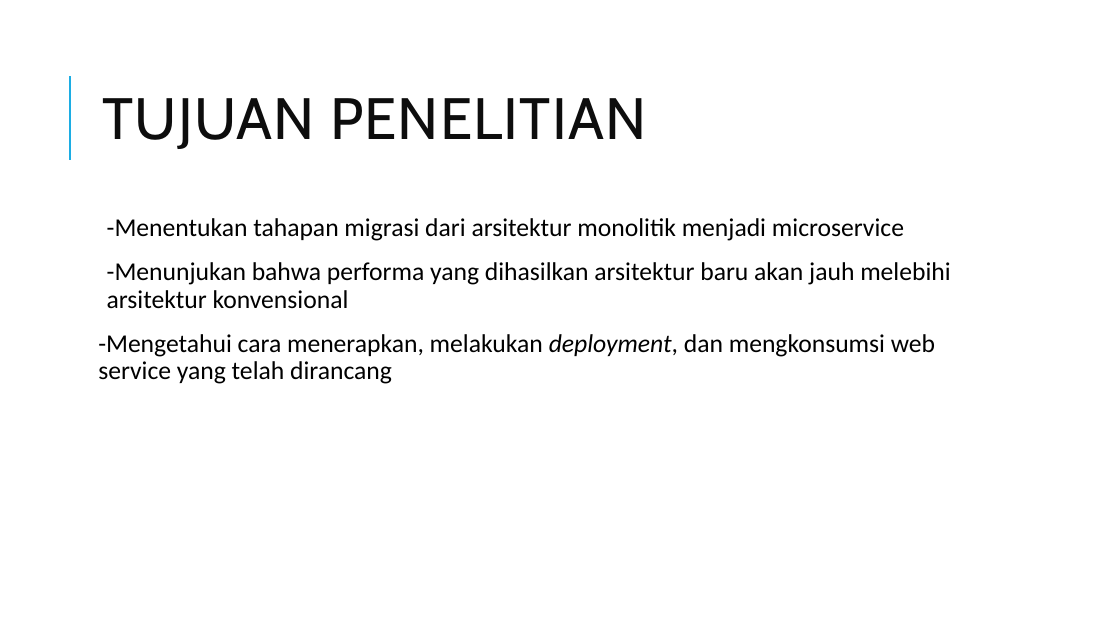
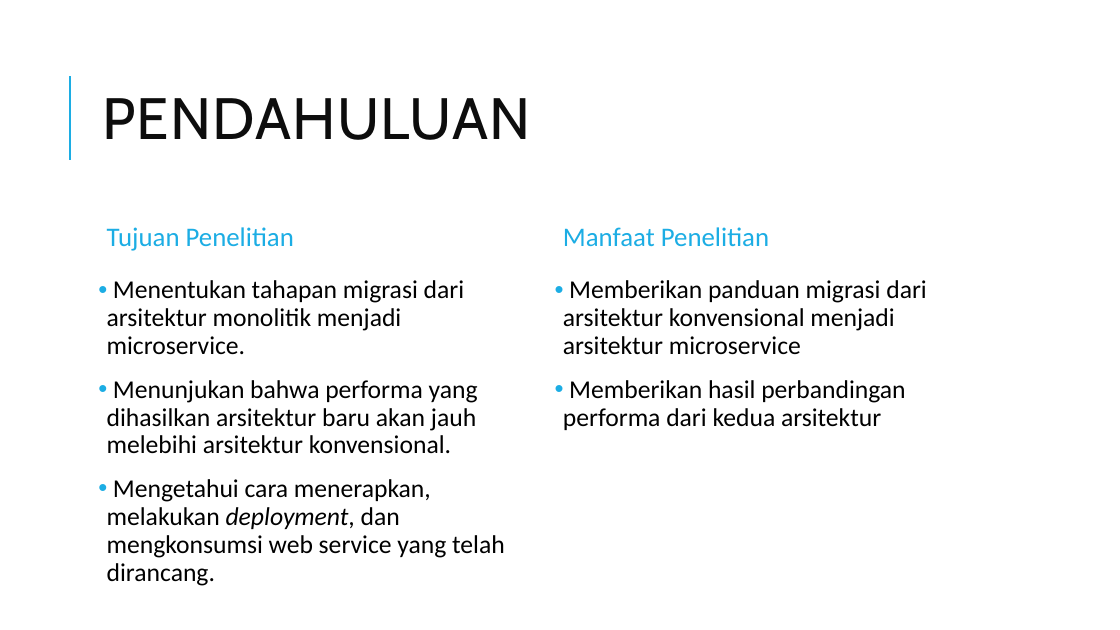
Before and after one commit to edriclaksaputra/tugasakhir, a slide deck: slide 4 of PPT.pptx. Drawn at 1120x630 pixels with LibreOffice and Linux fonts; fonts in the diff are those of the drawing. Boxes give left, top, right and bottom in pixels: in the first picture for what was removed or moved away, otherwise in the second. Text is boxed around its words. In the diff, an @@ line names an element or a change of style, - is before the commit and + after.

```diff
--- a/PPT.pptx
+++ b/PPT.pptx
@@ title added at [102,98,530,140], 50 pt, text #0D0D0D @@
+PENDAHULUAN
@@ text at [107,227,294,251]: text changed; size 50 to 23 pt; font Cabin to Calibri; text colour #0D0D0D to #1CADE4 @@
-TUJUAN PENELITIAN
+Tujuan Penelitian
@@ text added at [563,227,769,246], 23 pt, text #1CADE4 @@
+Manfaat Penelitian
@@ text at [107,280,505,586]: text changed @@
-  -Menentukan tahapan migrasi dari arsitektur monolitik menjadi microservice
-  -Menunjukan bahwa performa yang dihasilkan arsitektur baru akan jauh melebihi arsitektur konvensional
--Mengetahui cara menerapkan, melakukan deployment, dan mengkonsumsi web service yang telah dirancang
+• Menentukan tahapan migrasi dari arsitektur monolitik menjadi microservice.
+• Menunjukan bahwa performa yang dihasilkan arsitektur baru akan jauh melebihi arsitektur konvensional.
+• Mengetahui cara menerapkan, melakukan deployment, dan mengkonsumsi web service yang telah dirancang.
@@ text added at [563,280,927,430], 22 pt, text #000000 @@
+• Memberikan panduan migrasi dari arsitektur konvensional menjadi arsitektur microservice
+• Memberikan hasil perbandingan performa dari kedua arsitektur
```
Also in this commit, not shown: 8 other slides changed, 1 slide added, 2 slides removed, 6 other files.
